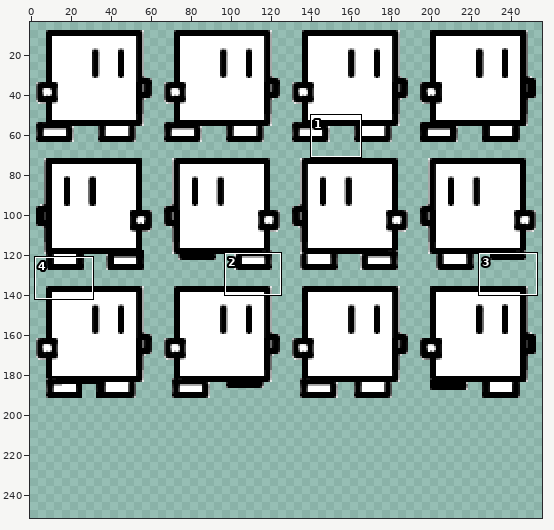
File history of a sprite sheet, img/player/kube.png. Above, an overview of the earlier version with the close-up marked.
Close-up. As it was:
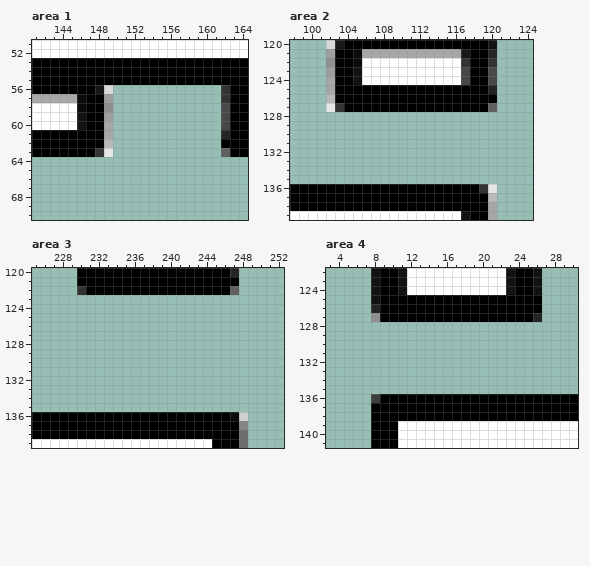
The file is 256x256 pixels. Colours within 5 levels of each other are drawn and written as one. Shown: area 1: x 141..164, y 51..70; area 2: x 98..124, y 120..139; area 3: x 225..252, y 120..139; area 4: x 3..30, y 122..141. The wide view leaves out empty margins. The commit also changed other parts of the picture, which this record leaves out.
Once edited:
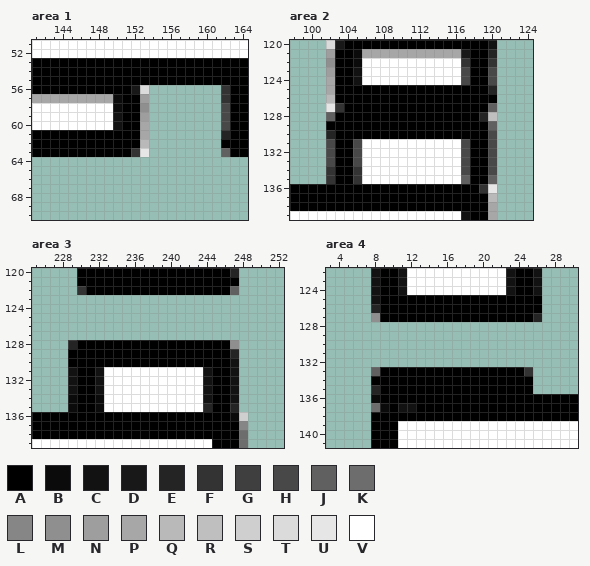
Palette (. is transparent): A #000000  B #0b0b0b  C #121212  D #181818  E #242424  F #333333  G #3f3f3f  H #484848  J #606060  K #6d6d6d  L #868686  M #8f8f8f  N #9e9e9e  P #a7a7a7  Q #b9b9b9  R #bfbfbf  S #cfcfcf  T #dbdbdb  U #e6e6e6  V #ffffff
The exact change:
Area 1:
y 56: x 148..153 DT.... -> AAAADT
y 57: x 146..153 BAAN.... -> PPPPBAAN
y 58: x 146..153 BAAM.... -> VVVVBAAM
y 59: x 146..153 CAAN.... -> VVVVCAAN
y 60: x 146..153 CAAP.... -> VVVVCAAP
y 61: x 149..153 P.... -> AAAAP
y 62: x 149..153 Q.... -> AAAAQ
y 63: x 148..153 FU.... -> AAAAFU
Area 2:
y 128: x 102..120 ................... -> JAAAAAAAAAAAAAAAAER
y 129: x 102..120 ................... -> AAAAAAAAAAAAAAAAAAJ
y 130: x 102..120 ................... -> EAAAAAAAAAAAAAAAAAH
y 131..133: x 102..120 ................... -> HAAHVVVVVVVVVVVHAAH
y 134: x 102..120 ................... -> FAAFVVVVVVVVVVVHAAH
y 135: x 102..120 ................... -> FAAFVVVVVVVVVVVJAAJ
Area 3:
y 128: x 229..247 ................... -> EAAAAAAAAAAAAAAAAAM
y 129: x 229..247 ................... -> AAAAAAAAAAAAAAAAAAE
y 130: x 229..247 ................... -> AAAAAAAAAAAAAAAAAAC
y 131..133: x 229..247 ................... -> CAACVVVVVVVVVVVCAAC
y 134: x 229..247 ................... -> BAABVVVVVVVVVVVCAAC
y 135: x 229..247 ................... -> BAABVVVVVVVVVVVEAAE
Area 4:
y 133: x 8..25 .................. -> JAAAAAAAAAAAAAAAAF
y 134: x 8..25 .................. -> AAAAAAAAAAAAAAAAAA
y 135: x 8..25 .................. -> EAAAAAAAAAAAAAAAAA
y 136: x 8 G -> B
y 137: x 8..9 AA -> KB; x 11..12 AA -> CC
Changed places in both close-ups, as pixel boxes (x1, y1, x2, y2):
changed: (77, 85, 149, 157)
added: (326, 112, 497, 184)
added: (68, 340, 239, 412)
changed: (371, 367, 533, 412)
